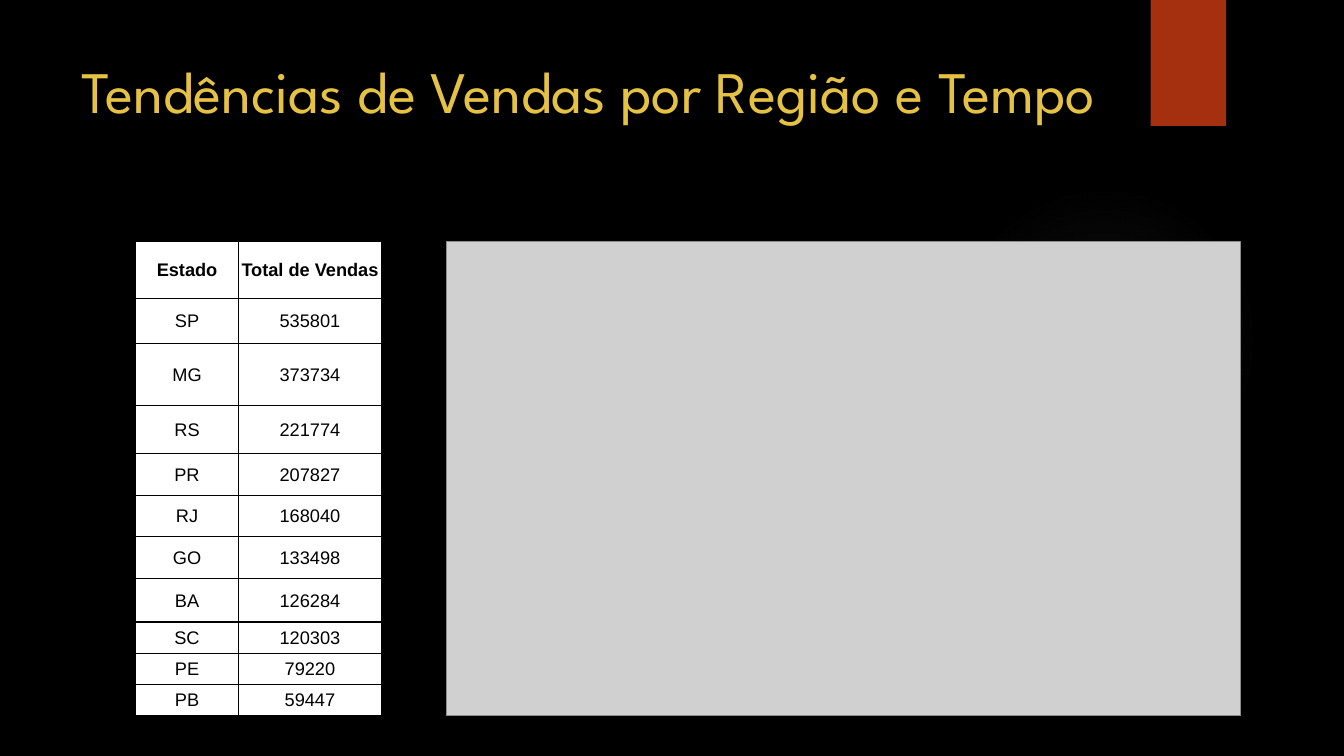
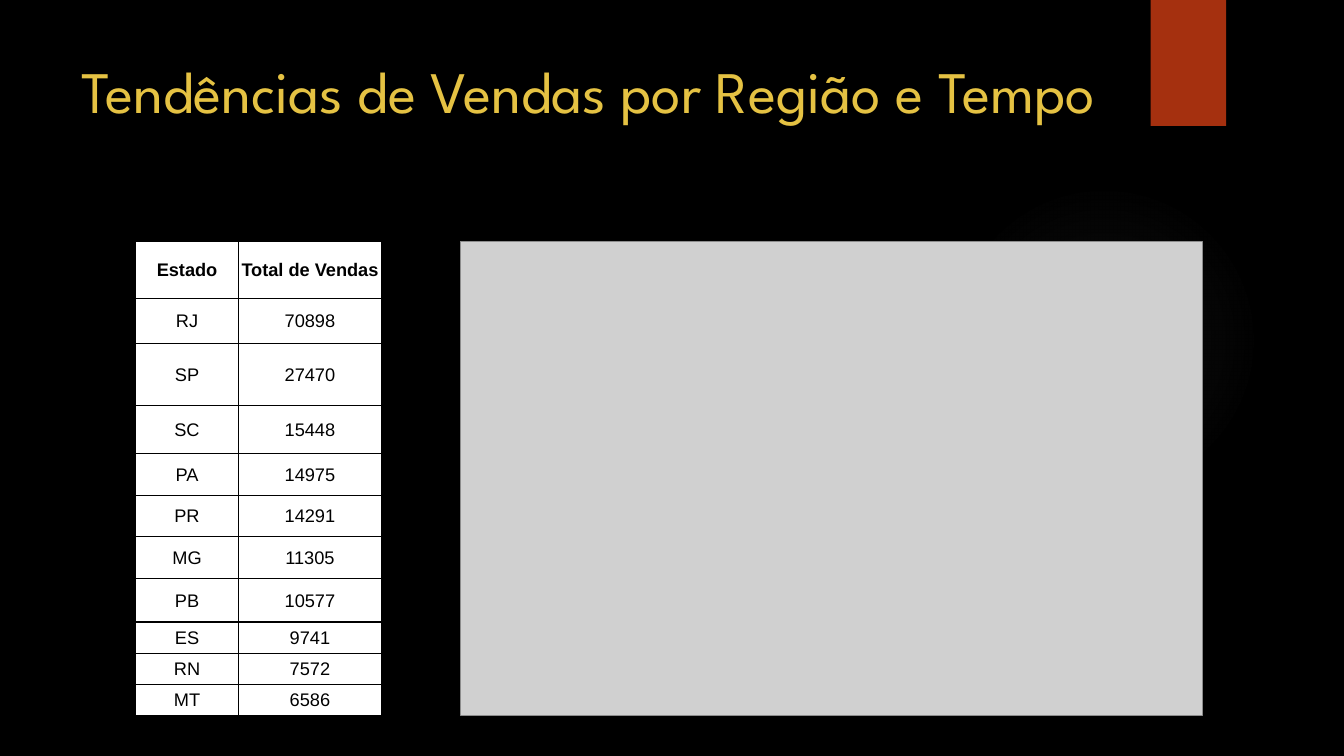
Before and after one commit to liliansom/med_ind, a slide deck: slide 3 of Analise de Vendas Farmaceuticas.pptx. Drawn at 1344x756 pixels with LibreOffice and Linux fonts; fonts in the diff are those of the drawing; grey boxes stand for pictures; background and template pictures are left out. Boxes give left, top, right and bottom in pixels: in the first picture for what was removed or moved away, otherwise in the second. Text is boxed around its words. In the diff, an @@ line names an element or a change of style, - is before the commit and + after.

```diff
--- a/Analise de Vendas Farmaceuticas.pptx
+++ b/Analise de Vendas Farmaceuticas.pptx
@@ table at <box>136,242,382,716</box> @@
-row 2, column 1: SP
+row 2, column 1: RJ
-row 2, column 2: 535801
+row 2, column 2: 70898
-row 3, column 1: MG
+row 3, column 1: SP
-row 3, column 2: 373734
+row 3, column 2: 27470
-row 4, column 1: RS
+row 4, column 1: SC
-row 4, column 2: 221774
+row 4, column 2: 15448
-row 5, column 1: PR
+row 5, column 1: PA
-row 5, column 2: 207827
+row 5, column 2: 14975
-row 6, column 1: RJ
+row 6, column 1: PR
-row 6, column 2: 168040
+row 6, column 2: 14291
-row 7, column 1: GO
+row 7, column 1: MG
-row 7, column 2: 133498
+row 7, column 2: 11305
-row 8, column 1: BA
+row 8, column 1: PB
-row 8, column 2: 126284
+row 8, column 2: 10577
-row 9, column 1: SC
+row 9, column 1: ES
-row 9, column 2: 120303
+row 9, column 2: 9741
-row 10, column 1: PE
+row 10, column 1: RN
-row 10, column 2: 79220
+row 10, column 2: 7572
-row 11, column 1: PB
+row 11, column 1: MT
-row 11, column 2: 59447
+row 11, column 2: 6586
@@ picture: place and size @@
-picture at <box>447,242,1241,716</box>
+picture at <box>461,242,1203,716</box>
```
Also in this commit, not shown: 3 other slides changed, 1 other file.
